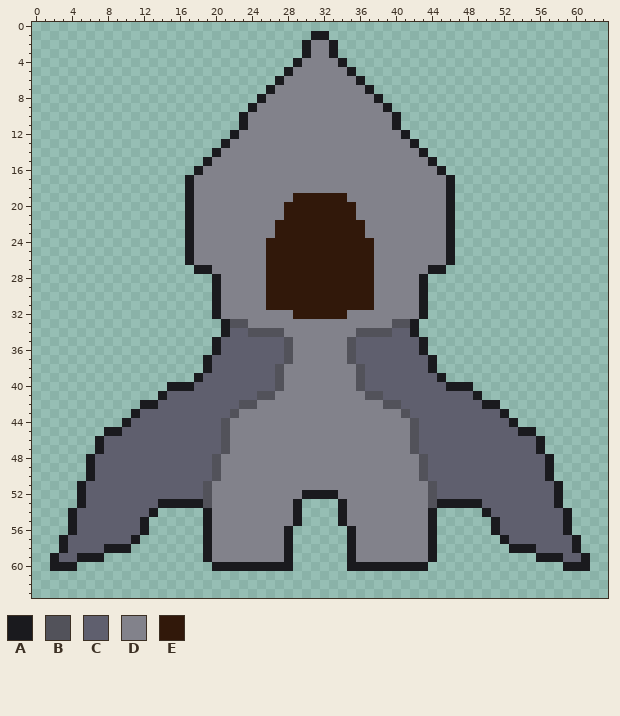
Two versions of one pixel-art sprite, asteroids/asteroids.icon.png. This is how it looked before the edit.
The file is 64x64 pixels. Colours within 5 levels of each other are drawn and written as one.
Palette (. is transparent): A #1a1a1e  B #52525a  C #5f5f6e  D #82828b  E #31180a
Pixels before (only the part around the change), first column x 0:
 0 ................................................................
 1 ...............................AA...............................
 2 ..............................ADDA..............................
 3 ..............................ADDA..............................
 4 .............................ADDDDA.............................
 5 ............................ADDDDDDA............................
 6 ...........................ADDDDDDDDA...........................
 7 ..........................ADDDDDDDDDDA..........................
 8 .........................ADDDDDDDDDDDDA.........................
 9 ........................ADDDDDDDDDDDDDDA........................
10 .......................ADDDDDDDDDDDDDDDDA.......................
11 .......................ADDDDDDDDDDDDDDDDA.......................
12 ......................ADDDDDDDDDDDDDDDDDDA......................
13 .....................ADDDDDDDDDDDDDDDDDDDDA.....................
14 ....................ADDDDDDDDDDDDDDDDDDDDDDA....................
15 ...................ADDDDDDDDDDDDDDDDDDDDDDDDA...................
16 ..................ADDDDDDDDDDDDDDDDDDDDDDDDDDA..................
17 .................ADDDDDDDDDDDDDDDDDDDDDDDDDDDDA.................
18 .................ADDDDDDDDDDDDDDDDDDDDDDDDDDDDA.................
19 .................ADDDDDDDDDDDEEEEEEDDDDDDDDDDDA.................
20 .................ADDDDDDDDDDEEEEEEEEDDDDDDDDDDA.................
21 .................ADDDDDDDDDDEEEEEEEEDDDDDDDDDDA.................
22 .................ADDDDDDDDDEEEEEEEEEEDDDDDDDDDA.................
23 .................ADDDDDDDDDEEEEEEEEEEDDDDDDDDDA.................
24 .................ADDDDDDDDEEEEEEEEEEEEDDDDDDDDA.................
25 .................ADDDDDDDDEEEEEEEEEEEEDDDDDDDDA.................
26 .................ADDDDDDDDEEEEEEEEEEEEDDDDDDDDA.................
27 ..................AADDDDDDEEEEEEEEEEEEDDDDDDAA..................
28 ....................ADDDDDEEEEEEEEEEEEDDDDDA....................
29 ....................ADDDDDEEEEEEEEEEEEDDDDDA....................
30 ....................ADDDDDEEEEEEEEEEEEDDDDDA....................
31 ....................ADDDDDEEEEEEEEEEEEDDDDDA....................
32 ....................ADDDDDDDDEEEEEEDDDDDDDDA....................
33 .....................ABBDDDDDDDDDDDDDDDDBBA.....................
34 .....................ACCBBBBDDDDDDDDBBBBCCA.....................
35 ....................ACCCCCCCBDDDDDDBCCCCCCCA....................
36 ....................ACCCCCCCBDDDDDDBCCCCCCCA....................
37 ...................ACCCCCCCCBDDDDDDBCCCCCCCCA...................
38 ...................ACCCCCCCBDDDDDDDDBCCCCCCCA...................
39 ..................ACCCCCCCCBDDDDDDDDBCCCCCCCCA..................
40 ...............AAACCCCCCCCCBDDDDDDDDBCCCCCCCCCAAA...............
41 ..............ACCCCCCCCCCBBDDDDDDDDDDBBCCCCCCCCCCA..............
42 ............AACCCCCCCCCBBDDDDDDDDDDDDDDBBCCCCCCCCCAA............
43 ...........ACCCCCCCCCCBDDDDDDDDDDDDDDDDDDBCCCCCCCCCCA...........
44 ..........ACCCCCCCCCCBDDDDDDDDDDDDDDDDDDDDBCCCCCCCCCCA..........
45 ........AACCCCCCCCCCCBDDDDDDDDDDDDDDDDDDDDBCCCCCCCCCCCAA........
46 .......ACCCCCCCCCCCCCBDDDDDDDDDDDDDDDDDDDDBCCCCCCCCCCCCCA.......
47 .......ACCCCCCCCCCCCCBDDDDDDDDDDDDDDDDDDDDBCCCCCCCCCCCCCA.......
48 ......ACCCCCCCCCCCCCBDDDDDDDDDDDDDDDDDDDDDDBCCCCCCCCCCCCCA......
49 ......ACCCCCCCCCCCCCBDDDDDDDDDDDDDDDDDDDDDDBCCCCCCCCCCCCCA......
50 ......ACCCCCCCCCCCCCBDDDDDDDDDDDDDDDDDDDDDDBCCCCCCCCCCCCCA......
51 .....ACCCCCCCCCCCCCBDDDDDDDDDDDDDDDDDDDDDDDDBCCCCCCCCCCCCCA.....
52 .....ACCCCCCCCCCCCCBDDDDDDDDDDAAAADDDDDDDDDDBCCCCCCCCCCCCCA.....
53 .....ACCCCCCCCAAAAABDDDDDDDDDA....ADDDDDDDDDBAAAAACCCCCCCCA.....
54 ....ACCCCCCCCA.....ADDDDDDDDDA....ADDDDDDDDDA.....ACCCCCCCCA....
55 ....ACCCCCCCA......ADDDDDDDDDA....ADDDDDDDDDA......ACCCCCCCA....
56 ....ACCCCCCCA......ADDDDDDDDA......ADDDDDDDDA......ACCCCCCCA....
57 ...ACCCCCCCA.......ADDDDDDDDA......ADDDDDDDDA.......ACCCCCCCA...
58 ...ACCCCAAA........ADDDDDDDDA......ADDDDDDDDA........AAACCCCA...
59 ..ACCAAA...........ADDDDDDDDA......ADDDDDDDDA...........AAACCA..
60 ..AAA...............AAAAAAAAA......AAAAAAAAA...............AAA..
61 ................................................................
62 ................................................................
63 ................................................................
Once edited:
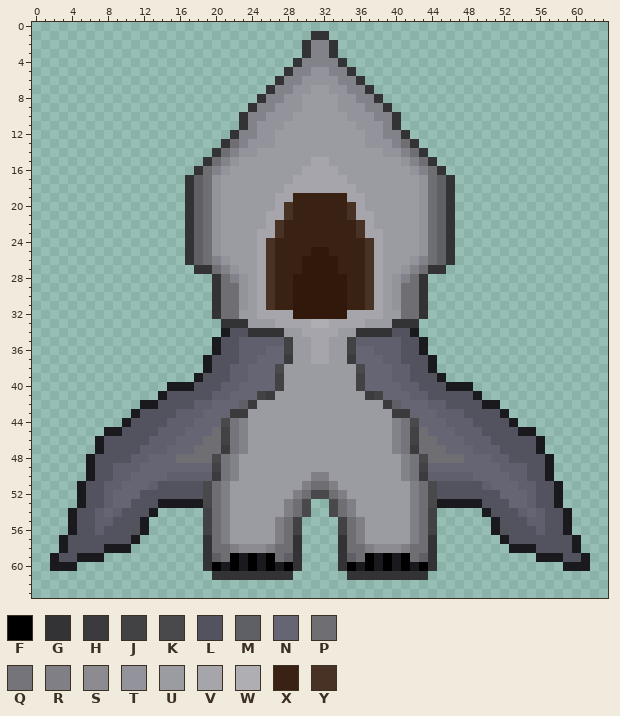
Colours new in this view: F #000000  G #333336  H #3b3b3e  J #424245  K #49494c  L #535360  M #5f5f66  N #656573  P #6f6f73  Q #74747a  R #7f7f85  S #8b8b91  T #93939b  U #9b9ba2  V #a5a5ab  W #aeaeb3  X #392113  Y #483225
The edit:
Changed rows in their new state; - is an unchanged pixel.
first column x 3:
 1 ----------------------------GG----------------------------
 2 ---------------------------G--G---------------------------
 3 ---------------------------G--G---------------------------
 4 --------------------------G----G--------------------------
 5 -------------------------G--TT--G-------------------------
 6 ------------------------G--TTTT--G------------------------
 7 -----------------------G--TTUUTT--G-----------------------
 8 ----------------------G--TTUUUUTT--G----------------------
 9 ---------------------G--TTTUUUUTTT--G---------------------
10 --------------------G--TTTUUUUUUTTT--G--------------------
11 --------------------G-TTTUUUUUUUUTTT-G--------------------
12 -------------------G--TTUUUUUUUUUUTT--G-------------------
13 ------------------GP-TTTUUUUUUUUUUTTT-PG------------------
14 -----------------GP-TTUUUUUUUUUUUUUUTT-PG-----------------
15 ----------------GP-TUUUUUUUUVVUUUUUUUUT-PG----------------
16 ---------------GP-TUUUUUUUUVVVVUUUUUUUUT-PG---------------
17 --------------GMPTUUUUUUUUVVVVVVUUUUUUUUTPMG--------------
18 --------------GMPTUUUUUUUVVVVVVVVUUUUUUUTPMG--------------
19 --------------GMPTUUUUUUVVXXXXXXVVUUUUUUTPMG--------------
20 --------------GMPTUUUUUUVYXXXXXXYVUUUUUUTPMG--------------
21 --------------GMPTUUUUUVVYXXXXXXYVVUUUUUTPMG--------------
22 --------------GMPTUUUUUVYXXXXXXXXYVUUUUUTPMG--------------
23 --------------GMPTUUUUVVYXXXXXXXXYVVUUUUTPMG--------------
24 --------------GMPTUUUUVYXXXXXXXXXXYVUUUUTPMG--------------
25 --------------GMPTUUUUVYXXXX--XXXXYVUUUUTPMG--------------
26 --------------GMP-TUUUVYXXX----XXXYVUUUT-PMG--------------
27 ---------------GGP-TUUVYXXX----XXXYVUUT-PGG---------------
28 -----------------GP-TUVYXX------XXYVUT-PG-----------------
29 -----------------GPPTUVYXX------XXYVUTPPG-----------------
30 -----------------GPPTUVYXX------XXYVUTPPG-----------------
31 -----------------GPPTUVYXX------XXYVUTPPG-----------------
32 -----------------GPPUUVVVV------VVVVUUPPG-----------------
33 ------------------GGGUUUVVVVWWVVVVUUUGGG------------------
34 -------------------LLGGGGUUVVVVUUGGGGLL-------------------
35 ------------------LL-----JUUVVUUJ-----LL------------------
36 ------------------LL---NNJUUVVUUJNN---LL------------------
37 -----------------LLL--NNNHUUVVUUHNNN--LLL-----------------
38 -----------------LL--NNNKUUUUUUUUKNNN--LL-----------------
39 ----------------LLL--NNNJUUUUUUUUJNNN--LLL----------------
40 ---------------LLL--NNNNJUUUUUUUUJNNNN--LLL---------------
41 ------------LLLLL--NNNJHUUUUUUUUUUHJNNN--LLLLL------------
42 -----------LLLL--NNNMHUUUUUUUUUUUUUUHMNNN--LLLL-----------
43 ---------LLLL---NNNHHUUUUUUUUUUUUUUUUHHNNN---LLLL---------
44 --------LLLL---NNNKQ-UUUUUUUUUUUUUUUU-QKNNN---LLLL--------
45 -------LLLL---NNNPJQ-UUUUUUUUUUUUUUUU-QJPNNN---LLLL-------
46 -----LLLLL---NNNPPJQ-UUUUUUUUUUUUUUUU-QJPPNNN---LLLLL-----
47 -----LLLL---NNNPPPHQ-UUUUUUUUUUUUUUUU-QHPPPNNN---LLLL-----
48 ----LLLL--NNNPPPPKQ-UUUUUUUUUUUUUUUUUU-QKPPPPNNN--LLLL----
49 ----LL---NNNNNNNNJQ-UUUUUUUUUUUUUUUUUU-QJNNNNNNNN---LL----
50 ----LL--NNNN-----HQ-UUUUUUUURRUUUUUUUU-QH-----NNNN--LL----
51 ---LL--NNN-LLLLLKPRUUUUUUUURPPRUUUUUUUURPKLLLLL-NNN--LL---
52 ---LL-NNNLLLLLLLKPRUUUUUUURPKKPRUUUUUUURPKLLLLLLLNNN-LL---
53 ---LL-NNLLL-----KPRUUUUUURPK--KPRUUUUUURPK-----LLLNN-LL---
54 --LL-N-LLL------JPRUUUUUURPK--KPRUUUUUURPJ------LLL-N-LL--
55 --LL--LLL-------JPRUUUUURPJ----JPRUUUUURPJ-------LLL--LL--
56 --LL-LLLB-------JPRUUUUURPJ----JPRUUUUURPJ-------BLLL-LL--
57 -LLLLLLL--------GPRUUUUURPG----GPRUUUUURPG--------LLLLLLL-
58 -LLLL-----------GPPRSSSRPPG----GPPRSSSRPPG-----------LLLL-
59 LL--------------GMPFAFAFPMG----GMPFAFAFPMG--------------LL
60 ----------------GF-F-F-F-FG----GF-F-F-F-FG----------------
61 -----------------GGGGGGGGG------GGGGGGGGG-----------------
Boxes around the changes in both pictures, in picture pixels (x1, y1, x2, y2):
changed: (59, 31, 581, 580)
